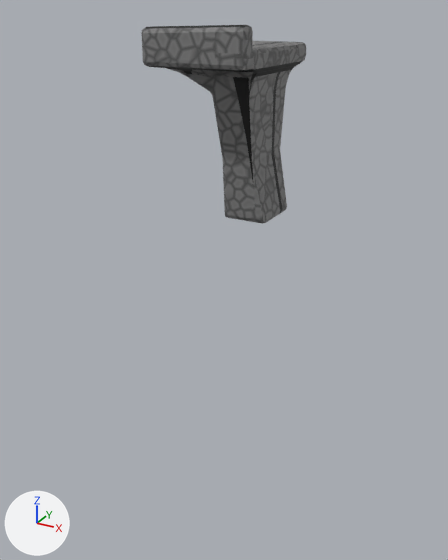
What one commit did to the FBX model Assets/Models/bridge/bridge_med.fbx.
One viewpoint serves both versions: a camera (50 mm lens) standing at (14.52, -13.48, 4.86) and looking at (6.09, 1.86, -2.81). Lighting does not change. The marker at lower left points along +X, +Y and +Z.
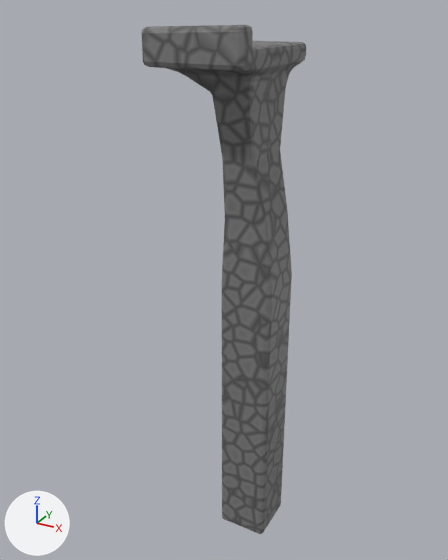
Commit message: Update bridge models

What changed in the scene script:
```text
Change me_cube_006:
    used by ob_cube_001; location = (7.11, 1.94, -0.56)
    remove me_cube_006.from_pydata(...)  # 200 vertices, 198 faces; spans x -2.2..0.66, y -2.21..1.67, z 0.0..5.07
    add me_cube_006.from_pydata(...)  # 236 vertices, 234 faces; spans x -2.2..0.88, y -2.21..1.67, z -11.12..5.07
    me_cube_006 part 1
    8 vertices are removed from x -0.6..0.59, y -0.77..0.77, z 0.0..0.05
    17 faces are deleted
    6 vertices in x -1.29..-0.51, y -1.23..1.23, z 1.71..3.75 move by (-0.01, 0.0, 0.0)
    3 vertices in x 0.49..0.63, y -0.83..-0.69, z 0.14 move by (0.03, 0.01, -0.14)
    3 vertices in x 0.49..0.63, y 0.69..0.83, z 0.14 move by (0.03, -0.01, -0.14)
    14 vertices move from x -0.66..0.61, y -0.83..0.83, z 0.04..0.14 to x -0.75..0.88, y -0.84..0.84, z -1.95..0.0
    28 vertices are added at x -0.71..0.84, y -0.8..0.8, z -11.12..-1.95
    8 new vertices lie (0.0, 0.0, -4.8) away from vertices in x -0.62..0.61, y -0.78..0.78, z 0.04
    8 new vertices lie (0.0, 0.0, -4.23) away from vertices in x -0.75..0.88, y -0.84..0.84, z -6.75
    53 new faces join them
    me_cube_006 part 2: 181 kept faces spanning x -2.2..0.88, y -2.21..1.67, z -1.95..5.07 get new texture (UV) coordinates
```

Boxes (x1, y1, x2, y2) around the edits, measured in the pictures (448 x 560 px):
'Cube.001', reshaped (155% taller): before (141, 25, 306, 224); after (141, 25, 306, 534)
part 1 of me_cube_006, built on: before (183, 74, 287, 224); after (183, 74, 292, 534)
part 2 of me_cube_006, surface changed: (141, 25, 306, 162) in both
